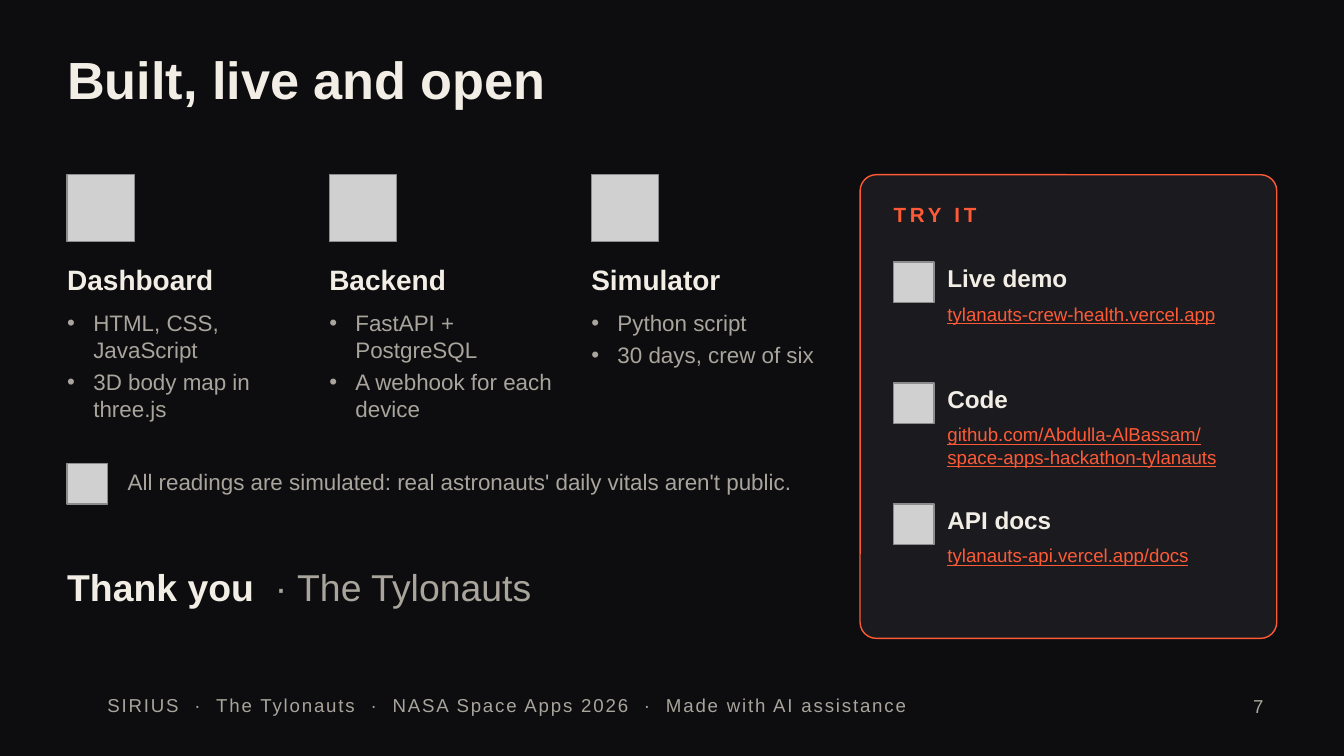
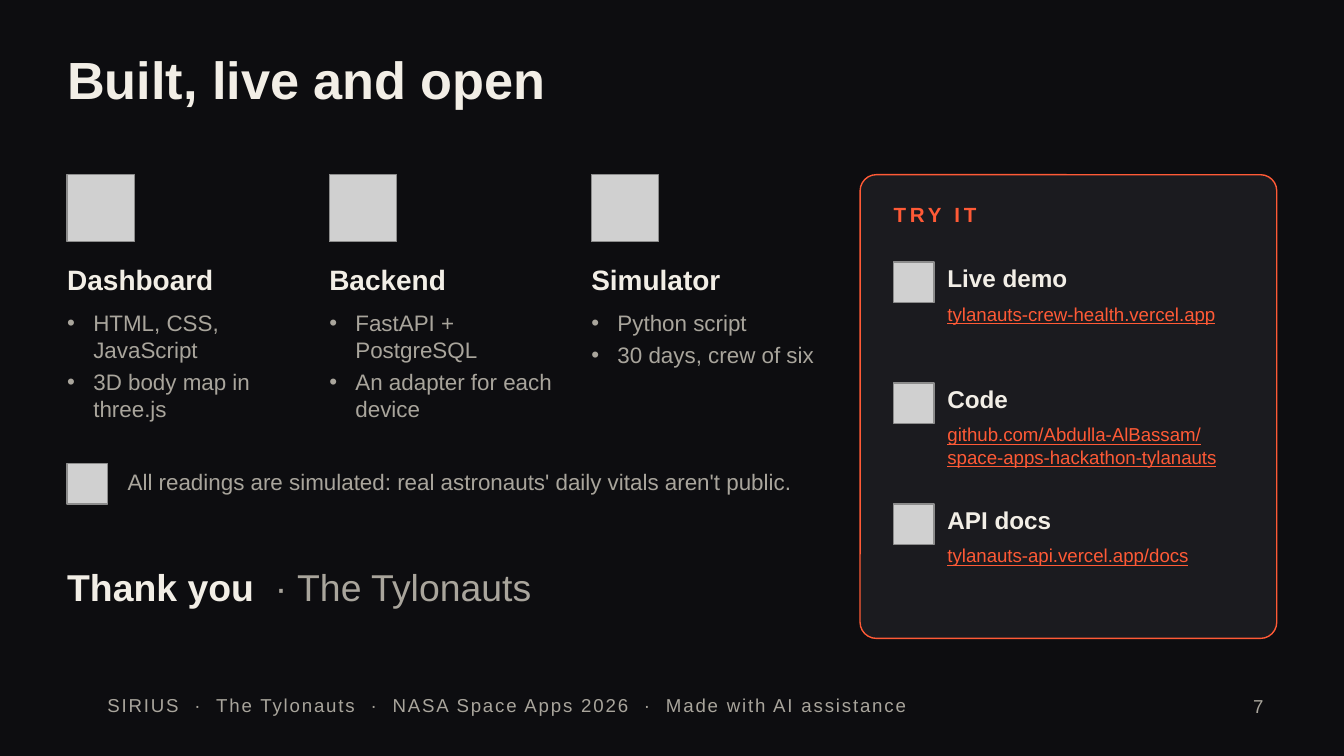
Before and after one commit to Abdulla-AlBassam/space-apps-hackathon-tylanauts, a slide deck: slide 7 of docs/pitch/Sirius_demo_deck.pptx. Drawn at 1344x756 pixels with LibreOffice and Linux fonts; fonts in the diff are those of the drawing; grey boxes stand for pictures; background and template pictures are left out. Boxes give left, top, right and bottom in pixels: in the first picture for what was removed or moved away, otherwise in the second. Text is boxed around its words. In the diff, an @@ line names an element or a change of style, - is before the commit and + after.

```diff
--- a/docs/pitch/Sirius_demo_deck.pptx
+++ b/docs/pitch/Sirius_demo_deck.pptx
@@ text at [355,374,551,417]: text changed @@
-• A webhook for each device
+• An adapter for each device
```
Also in this commit, not shown: 2 other slides changed, 3 other files.
